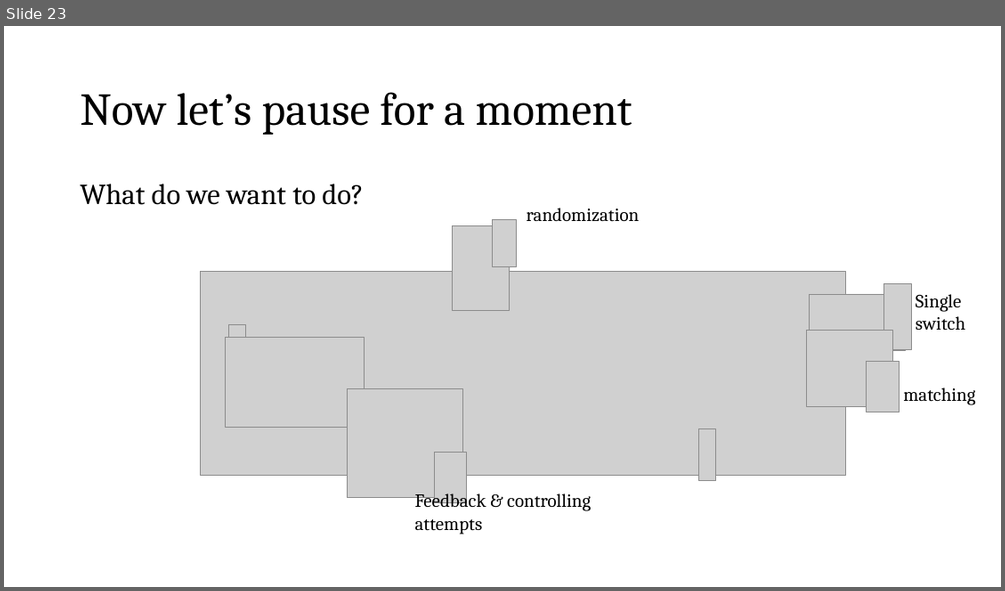
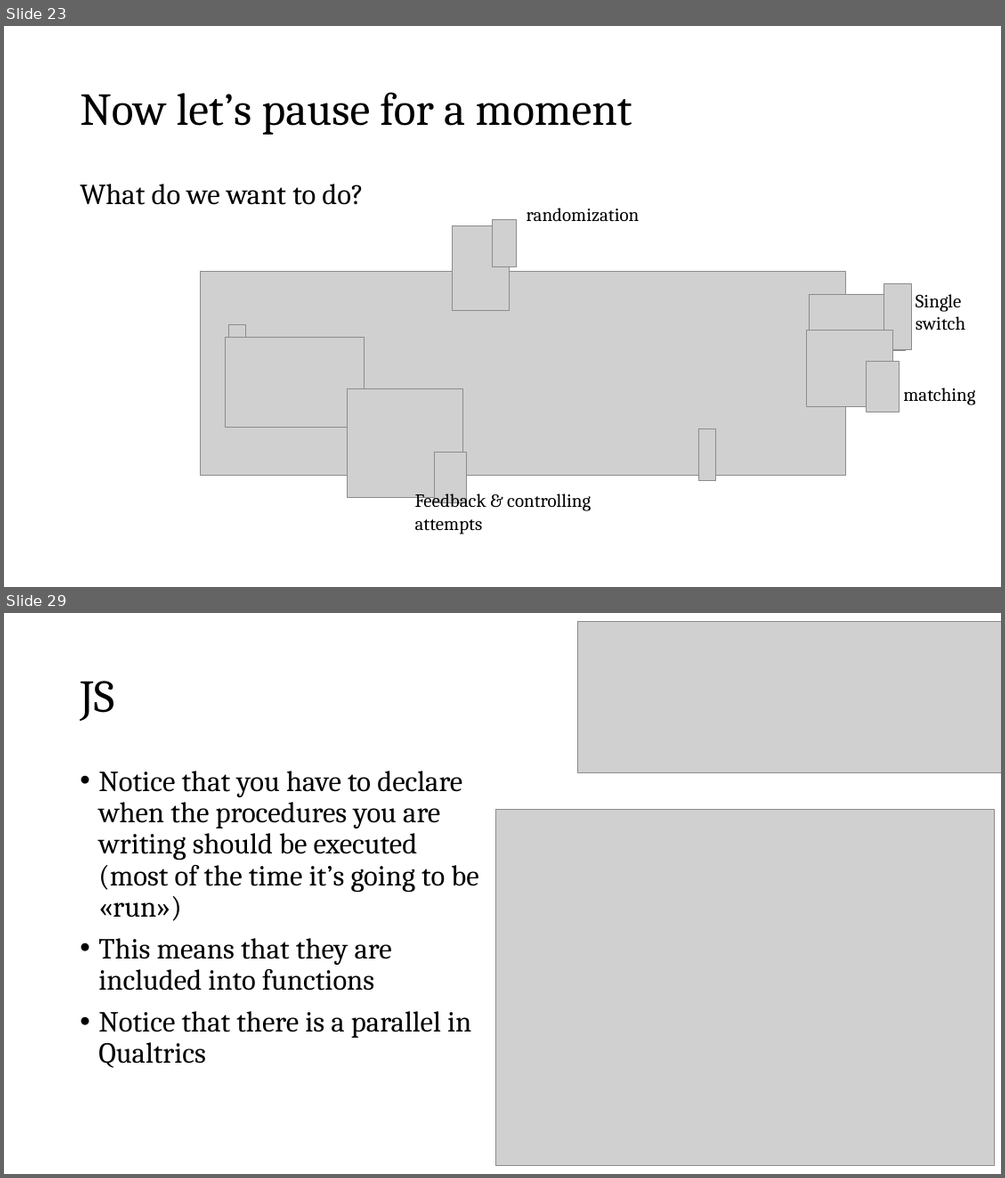
Before and after one commit to fbogliacino/labjsCourse, a slide deck: slides/Slides Labjs.pptx. Shown one above the other, each under a label of ours: slide 23 before the commit, slides 23 and 29 after it; the slides between them are not shown. The pictures are 1005x591 and 1005x1178 pixels, drawn with LibreOffice and Linux fonts; fonts in the diff are those of the drawing; grey boxes stand for pictures. Boxes give left, top, right and bottom in pixels: in the first picture for what was removed or moved away, otherwise in the second. Text is boxed around its words. In the diff, an @@ line names an element or a change of style, - is before the commit and + after.

```diff
--- a/slides/Slides Labjs.pptx
+++ b/slides/Slides Labjs.pptx
@@ slide 29 added at box(4, 613, 1001, 1174), background #FFFFFF @@
@@ picture added at box(577, 621, 1001, 772) @@
@@ title added at box(80, 681, 114, 721), 44 pt, text #000000 @@
+JS
@@ text added at box(98, 771, 478, 1068), 28 pt, text #000000 @@
+• Notice that you have to declare when the procedures you are writing should be executed (most of the time it’s going to be «run»)
+• This means that they are included into functions
+• Notice that there is a parallel in Qualtrics
@@ picture added at box(496, 810, 995, 1166) @@
```
Also in this commit, not shown: 4 slides changed, 20 other slides added.
